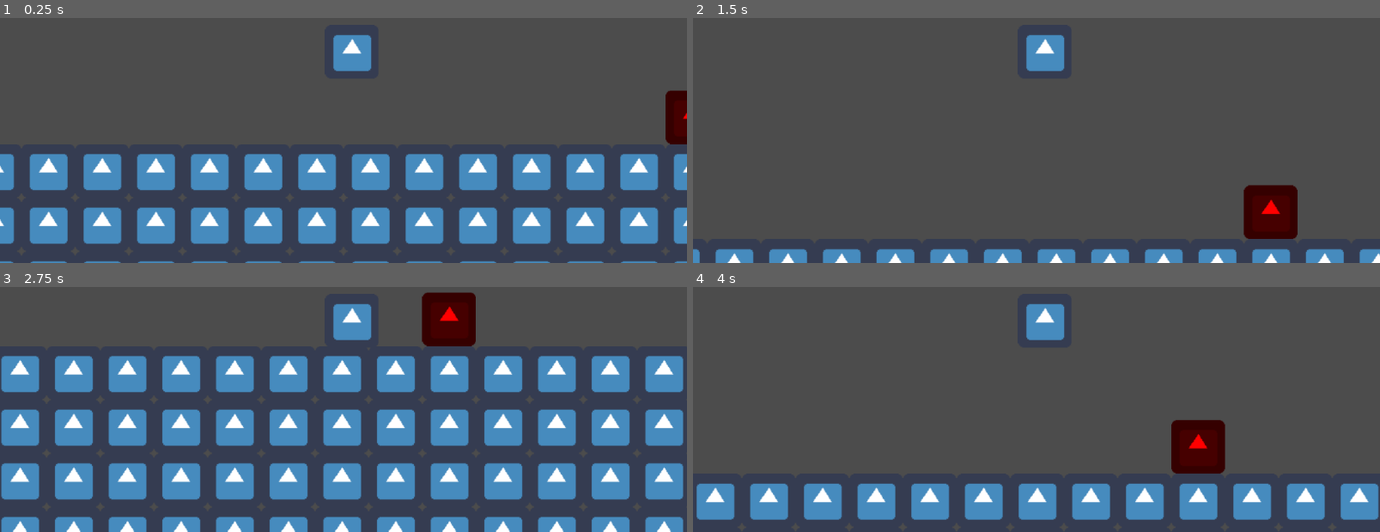
Above: before the commit, frames 1-4 (two rows, left to right).
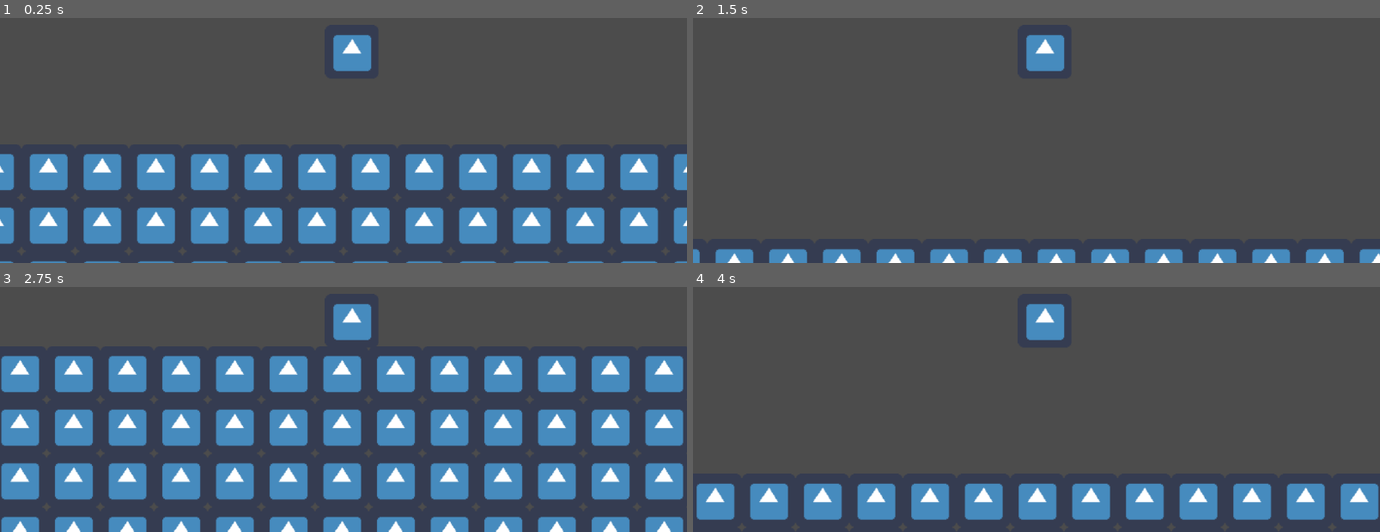
Above: after the commit, the same moments.

Repository: Arpixel/PlatformTest
Game: Godot game, scene res://Level1.tscn
Same seed, same stepped clock (60 frames per second), same inputs: the game is played once before the commit and once after it. The engine's default icon, where the game draws it, is replaced by a stand-in: a white triangle on a blue panel in a dark square.
Inputs:
- Up to frame 1 (0.25 s): no input
- Up to frame 2 (1.5 s): hold D (D) 0.53-1.28 s; tap Space (ui_select) at 0.77 s; tap A (A) at 1.35 s
- Up to frame 3 (2.75 s): tap Space (ui_select) at 1.52 s; tap D (D) at 1.55 s; hold D (D) from 2.03 s (still down)
- Up to frame 4 (4 s): release D (D) at 2.78 s; tap D (D) at 2.85, 3.8 s; tap Space (ui_select) at 3.02, 3.77 s; hold A (A) from 3.53 s (still down)

The runs differ from the first frame. In frame 1, 0.7% of the frame differs, in the area x 96-100%, y 29-52%; in frame 2, 1.7%, in the area x 80-88%, y 68-91%; in frame 3, 1.7%; in frame 4, 1.7%.

Commit message:
Update Level1.tscn

Diff:
--- a/Level1.tscn
+++ b/Level1.tscn
@@ -1,15 +1,7 @@
-[gd_scene load_steps=8 format=2]
+[gd_scene load_steps=6 format=2]
 
 [ext_resource path="res://icon.png" type="Texture" id=1]
 [ext_resource path="res://Script/Karakter.gd" type="Script" id=2]
-
-[sub_resource type="GDScript" id=5]
-script/source = "extends KinematicBody2D
-
-"
-
-[sub_resource type="RectangleShape2D" id=4]
-extents = Vector2( 32, 32 )
 
 [sub_resource type="RectangleShape2D" id=1]
 extents = Vector2( 31, 30.5 )
@@ -42,21 +34,6 @@
 
 [node name="Level1" type="Node2D"]
 
-[node name="Düşman 01" type="KinematicBody2D" parent="."]
-modulate = Color( 1, 0, 0, 1 )
-position = Vector2( 416, 96 )
-script = SubResource( 5 )
-__meta__ = {
-"_edit_group_": true
-}
-
-[node name="Sprite" type="Sprite" parent="Düşman 01"]
-texture = ExtResource( 1 )
-
-[node name="CollisionShape2D" type="CollisionShape2D" parent="Düşman 01"]
-visible = false
-shape = SubResource( 4 )
-
 [node name="Karakter" type="KinematicBody2D" parent="."]
 script = ExtResource( 2 )
 __meta__ = {
@@ -68,6 +45,7 @@
 texture = ExtResource( 1 )
 
 [node name="CollisionShape2D" type="CollisionShape2D" parent="Karakter"]
+visible = false
 position = Vector2( 11, -12.5 )
 shape = SubResource( 1 )
 
